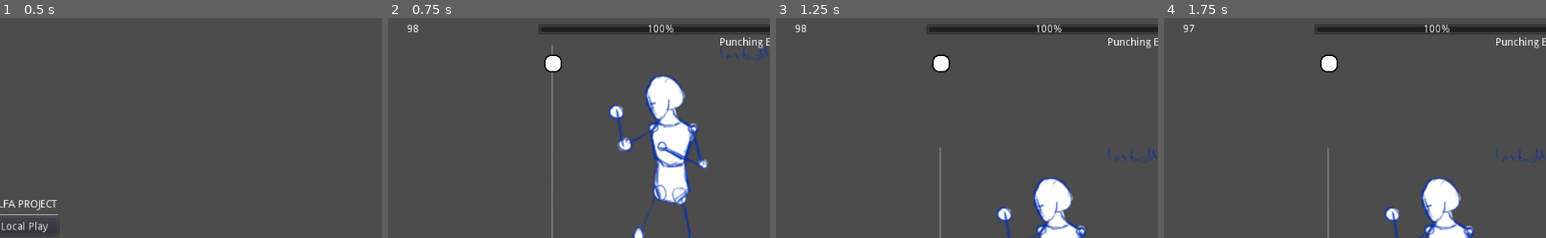
Above: before the commit, frames 1-4 (left to right).
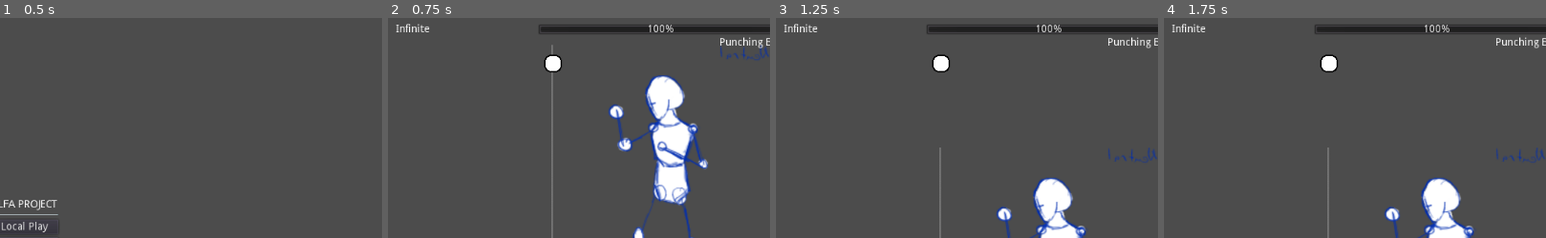
Above: after the commit, the same moments.

Repository: PistolRcks/flfa-project
Game: Godot game, scene res://ui/MainMenu.tscn
The game is run twice, just before and just after one commit, with the same random seed, the same clock (stepped at 60 frames per second) and the same inputs.
Inputs:
- Up to frame 1 (0.5 s): no input
- Up to frame 2 (0.75 s): click "Local Play" at 0.5 s
- Up to frame 3 (1.25 s): no input
- Up to frame 4 (1.75 s): tap Enter at 1.25 s
The pictures show only the part of the screen within x 47-97%, y 0-50%; the shares and areas given below are measured in that part.

Frame 1 is identical in both runs. In frame 2, 0.2% of the frame differs, in the area x 2-11%, y 2-7%; in frame 3, 0.2%; in frame 4, 0.2%.

Commit message:
Added infinite time option

Diff:
--- a/globals.gd
+++ b/globals.gd
@@ -9,8 +9,10 @@
 """ Whether or not to show hurtboxes (the boxes attached to entities which recieve damage). """
 var SHOW_HURTBOXES = false
 
-""" How long (in seconds) for rounds to last before issuing a draw on timeout. """
-var ROUND_LENGTH = 99
+""" How long (in seconds) for rounds to last before issuing a draw on timeout.
+	Set as `-1` for infinite round lengths.
+"""
+var ROUND_LENGTH = -1
 
 # Some all-purpose functions
 func _process(delta):
--- a/level/Arena.gd
+++ b/level/Arena.gd
@@ -47,6 +47,15 @@
 	var zoom_mod = dist_clamped * m + b
 	$Camera.zoom = Vector2(1, 1) * zoom_mod
 
+# Handles a game end state
+func _handle_endgame(gameover_text: String):
+	# Update UI
+	get_tree().call_group("combat_ui", "pause_timer")
+	get_tree().call_group("combat_ui", "set_gameover_text", gameover_text)
+
+	# Stop players from doing anything (i.e. stop them from processing)
+	get_tree().call_group("fighters", "stop_all_processes")
+
 func _on_player_death(player):
 	# Find winner
 	var winner = 0
@@ -55,12 +64,7 @@
 	else:
 		winner = 1
 
-	# Update UI
-	get_tree().call_group("combat_ui", "set_gameover_text", "Player " + str(winner) + " won!")
-
-	# Stop players from doing anything (i.e. stop them from processing)
-	get_tree().call_group("fighters", "stop_all_processes")
+	_handle_endgame("Player " + str(winner) + " won!")
 
 func _on_round_draw():
-	get_tree().call_group("combat_ui", "set_gameover_text", "Draw by timeout!")
-	get_tree().call_group("fighters", "stop_all_processes")
+	_handle_endgame("Draw by timeout!")
--- a/ui/components/CombatUI.gd
+++ b/ui/components/CombatUI.gd
@@ -12,16 +12,21 @@
 
 onready var timer := $Timer
 onready var timer_text := $Padding/Grid/Timer
+onready var is_infinite_time : bool = ($"/root/Globals".ROUND_LENGTH == -1)
 
 signal round_over()		# Emits when the round is over (i.e. when Timer runs out)
 
-# For testing purposes...
 func _ready():
-	begin_timer()
+	# Should be infinite time if ROUND_LENGTH is set to -1, so don't set the timer
+	if not is_infinite_time:
+		begin_timer()
 
 func _process(delta):
-	if not timer.paused:
-		timer_text.bbcode_text = "[center]%d[/center]" % timer.time_left
+	if is_infinite_time:
+		timer_text.bbcode_text = "[center]Infinite[/center]"
+	else:
+		if not timer.paused:
+			timer_text.bbcode_text = "[center]%d[/center]" % timer.time_left
 
 """ Update inputs pressed, reflected in the UI.
 		`int` player - The player whose inputs to update (1 or 2, default 2)
